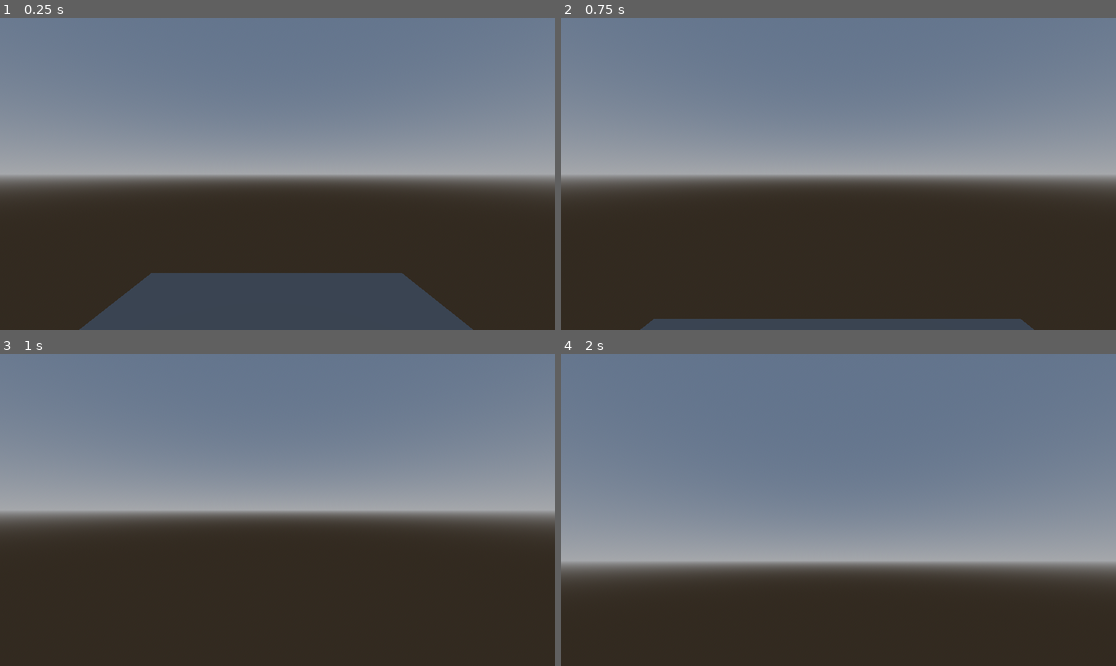
Above: before the commit, frames 1-4 (two rows, left to right).
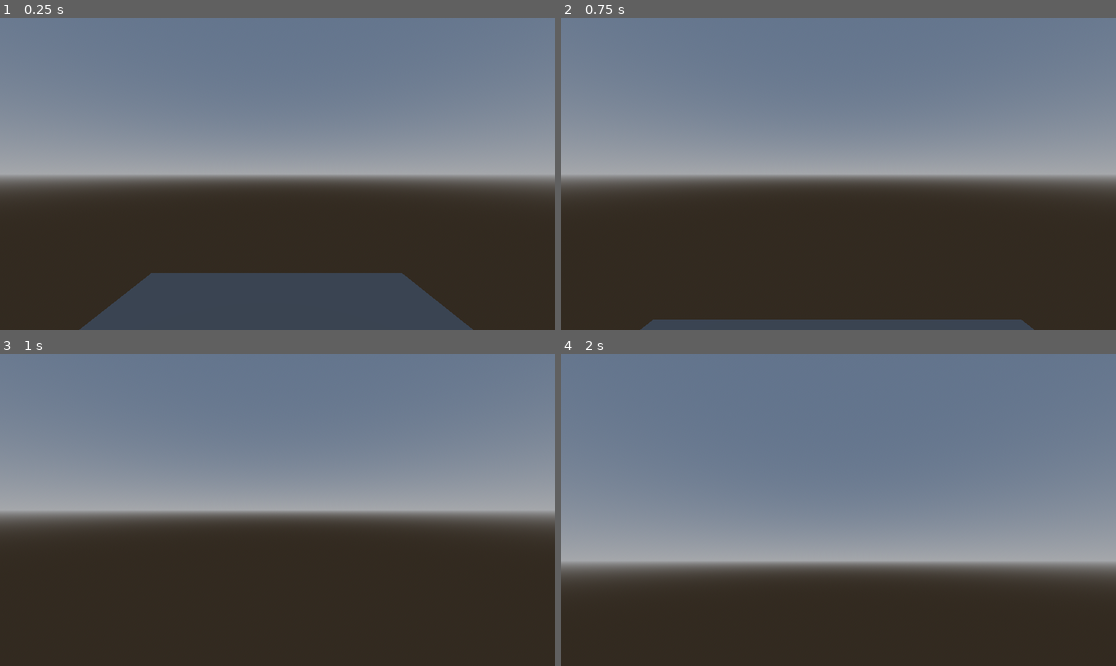
Above: after the commit, the same moments.

Repository: WindowsVista42/game-off-2025-game
Game: Godot game, scene res://scenes/main.tscn
Same seed, same stepped clock (60 frames per second), same inputs: the game is played once before the commit and once after it. Before the commit the project has no main scene; this scene is started directly in both runs.
Inputs (mouse positions are in pixels of both pictures, inside the frame that each line leads up to):
- Up to frame 1 (0.25 s): no input
- Up to frame 2 (0.75 s): tap Enter at 0.5 s; move the mouse to (810, 236) at 0.52 s; hold Up (ui_up) from 0.53 s (still down); click (810, 236) at 0.67 s
- Up to frame 3 (1 s): keep holding Up (ui_up)
- Up to frame 4 (2 s): keep holding Up (ui_up); tap Space at 1.25 s; move the mouse to (877, 513) at 1.27 s

The runs differ from the first frame. In frame 1, less than 0.1% of the frame differs, in the area x 14-84%, y 81-100%; in frame 2, 0.1%, in the area x 14-84%, y 96-100%; in frame 3, nothing differs; in frame 4, nothing differs.

Commit message:
Move player into tscn.

Diff:
--- a/project.godot
+++ b/project.godot
@@ -11,6 +11,7 @@
 [application]
 
 config/name="game-off-2025-game"
+run/main_scene="uid://clehasow6b56h"
 config/features=PackedStringArray("4.5", "Forward Plus")
 config/icon="res://icon.svg"
 
--- a/scenes/main.tscn
+++ b/scenes/main.tscn
@@ -1,7 +1,6 @@
-[gd_scene load_steps=9 format=3 uid="uid://clehasow6b56h"]
+[gd_scene load_steps=7 format=3 uid="uid://clehasow6b56h"]
 
-[ext_resource type="Script" uid="uid://bh6tmdb26jcdc" path="res://scripts/character_body_3d.gd" id="1_0wfyh"]
-[ext_resource type="Script" uid="uid://l2g6f5m8d1oe" path="res://scripts/camera_3d.gd" id="2_sugp2"]
+[ext_resource type="PackedScene" uid="uid://rvg5huilaqb6" path="res://scenes/player.tscn" id="1_o5qli"]
 
 [sub_resource type="ProceduralSkyMaterial" id="ProceduralSkyMaterial_rxg2q"]
 
@@ -11,8 +10,6 @@
 [sub_resource type="Environment" id="Environment_rxg2q"]
 background_mode = 2
 sky = SubResource("Sky_rxg2q")
-
-[sub_resource type="CapsuleShape3D" id="CapsuleShape3D_rxg2q"]
 
 [sub_resource type="BoxShape3D" id="BoxShape3D_rxg2q"]
 size = Vector3(3.862793, 0.48095703, 6.4418335)
@@ -24,17 +21,6 @@
 [node name="WorldEnvironment" type="WorldEnvironment" parent="."]
 environment = SubResource("Environment_rxg2q")
 
-[node name="CharacterBody3D" type="CharacterBody3D" parent="."]
-transform = Transform3D(1, 0, 0, 0, 1, 0, 0, 0, 1, 0, 0.8487115, 0)
-script = ExtResource("1_0wfyh")
-
-[node name="CollisionShape3D" type="CollisionShape3D" parent="CharacterBody3D"]
-shape = SubResource("CapsuleShape3D_rxg2q")
-
-[node name="Camera3D" type="Camera3D" parent="CharacterBody3D"]
-transform = Transform3D(1, 0, 0, 0, 1, 0, 0, 0, 1, 0, 0.5404607, 0)
-script = ExtResource("2_sugp2")
-
 [node name="StaticBody3D" type="StaticBody3D" parent="."]
 
 [node name="CollisionShape3D" type="CollisionShape3D" parent="StaticBody3D"]
@@ -44,3 +30,6 @@
 [node name="MeshInstance3D" type="MeshInstance3D" parent="StaticBody3D"]
 transform = Transform3D(3.8465285, 0, 0, 0, 1.0000005, 0, 0, 0, 6.311805, -0.012291014, -0.49939835, 0.028294206)
 mesh = SubResource("BoxMesh_7dm0k")
+
+[node name="Player" parent="." instance=ExtResource("1_o5qli")]
+transform = Transform3D(1, 0, 0, 0, 1, 0, 0, 0, 1, 0, 0.9713739, 0)
--- /dev/null
+++ b/scenes/player.tscn
@@ -0,0 +1,16 @@
+[gd_scene load_steps=4 format=3 uid="uid://rvg5huilaqb6"]
+
+[ext_resource type="Script" uid="uid://bh6tmdb26jcdc" path="res://scripts/character_body_3d.gd" id="1_g2els"]
+[ext_resource type="Script" uid="uid://l2g6f5m8d1oe" path="res://scripts/camera_3d.gd" id="2_qhqgy"]
+
+[sub_resource type="CapsuleShape3D" id="CapsuleShape3D_rxg2q"]
+
+[node name="Player" type="CharacterBody3D"]
+script = ExtResource("1_g2els")
+
+[node name="CollisionShape3D" type="CollisionShape3D" parent="."]
+shape = SubResource("CapsuleShape3D_rxg2q")
+
+[node name="Camera3D" type="Camera3D" parent="."]
+transform = Transform3D(1, 0, 0, 0, 1, 0, 0, 0, 1, 0, 0.5404607, 0)
+script = ExtResource("2_qhqgy")
